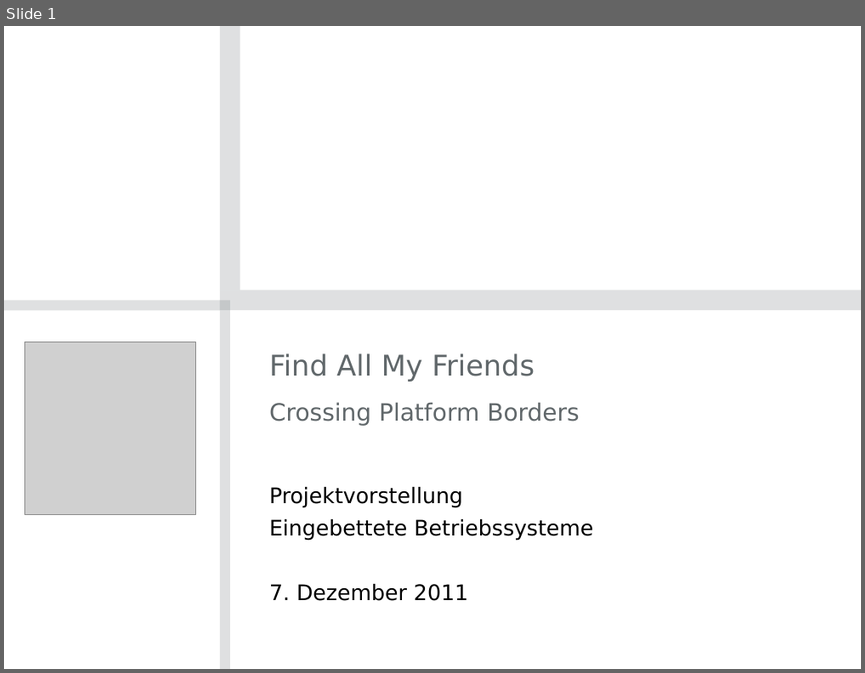
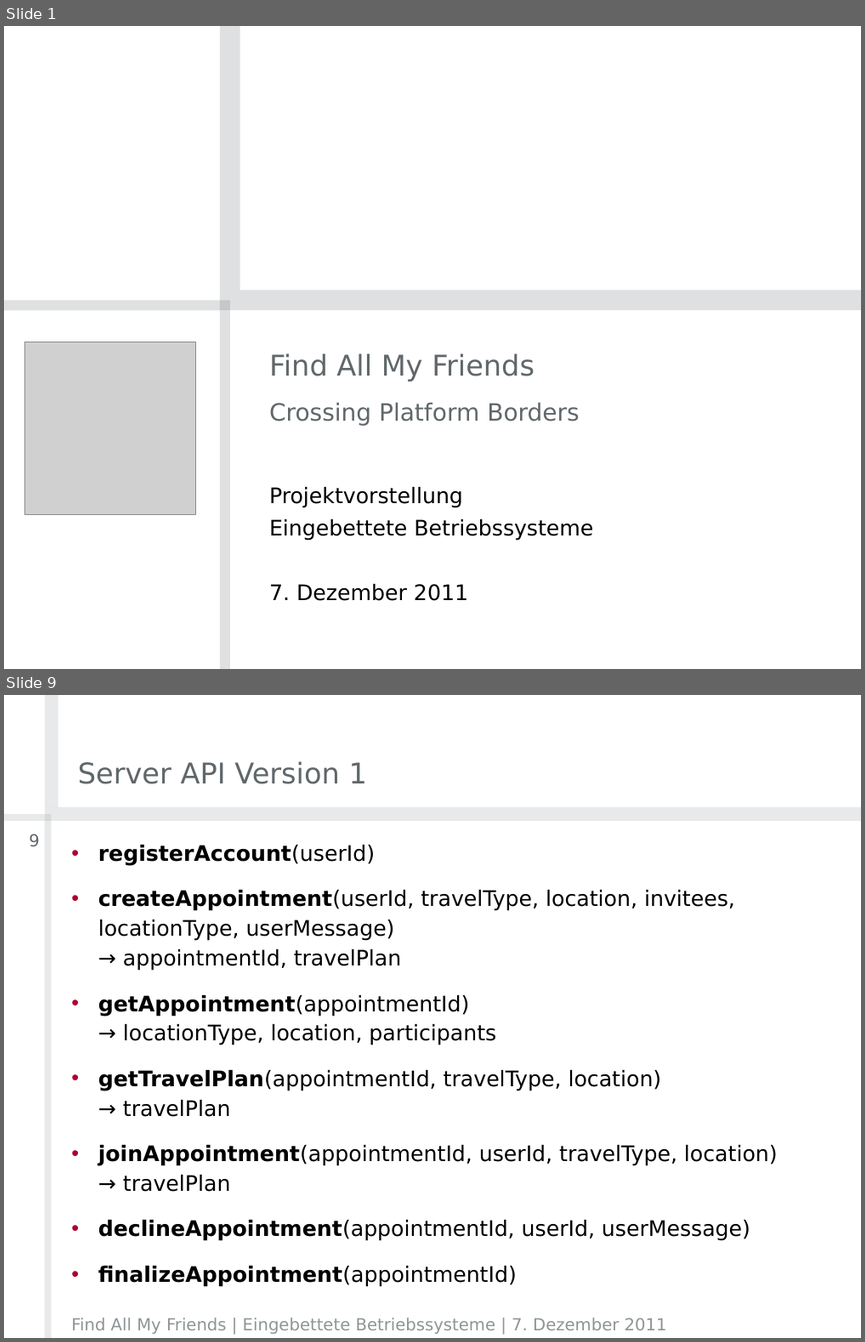
Before and after one commit to timfel/meet4xmas, a slide deck: presentations/2011-12-07_Projektvorstellung.pptx. Shown one above the other, each under a label of ours: slide 1 before the commit, slides 1 and 9 after it; the slides between them are not shown. The pictures are 865x673 and 865x1342 pixels, drawn with LibreOffice and Linux fonts; fonts in the diff are those of the drawing; grey boxes stand for pictures; background and template pictures are left out. Boxes give left, top, right and bottom in pixels: in the first picture for what was removed or moved away, otherwise in the second. Text is boxed around its words. In the diff, an @@ line names an element or a change of style, - is before the commit and + after.

```diff
--- a/presentations/2011-12-07_Projektvorstellung.pptx
+++ b/presentations/2011-12-07_Projektvorstellung.pptx
@@ slide 9 added at (4,695,861,1338), background #FFFFFF @@
@@ title added at (78,761,367,784), 24 pt, text #60676A @@
+Server API Version 1
@@ group added at (4,695,861,1338): 4 rectangles @@
@@ page number added at (29,834,39,847), 14 pt, text #60676A @@
+9
@@ text added at (98,845,778,1287), 18 pt, text #000000 @@
+• registerAccount(userId)
+• createAppointment(userId, travelType, location, invitees, locationType, userMessage)
+  → appointmentId, travelPlan
+• getAppointment(appointmentId)
+  → locationType, location, participants
+• getTravelPlan(appointmentId, travelType, location)
+  → travelPlan
+• joinAppointment(appointmentId, userId, travelType, location)
+  → travelPlan
+• declineAppointment(appointmentId, userId, userMessage)
+• finalizeAppointment(appointmentId)
@@ text added at (71,1317,667,1333), 14 pt, text #8E9496 @@
+Find All My Friends | Eingebettete Betriebssysteme | 7. Dezember 2011
```
Also in this commit, not shown: 15 slides changed, 2 other slides added, 2 other files.
